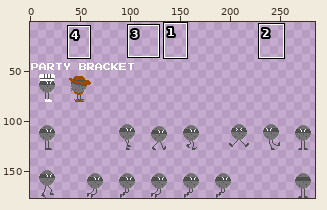
Edited in one commit: sprite sheet (Characters/Leva/Wolef/Wolef SMB Spritesheet.png). The first picture is a wide view before the edit; the outline marks the close-up.
Close-up. First the earlier version:
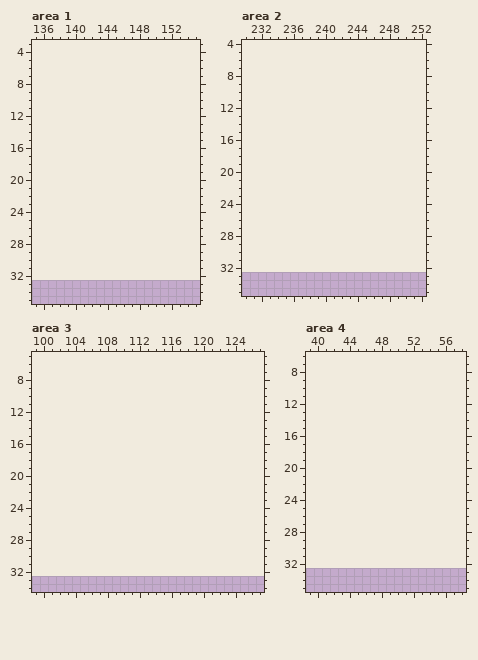
The file is 288x144 pixels. Shown: area 1: x 135..155, y 3..35; area 2: x 230..252, y 4..35; area 3: x 99..127, y 5..34; area 4: x 39..58, y 6..35. The old version is drawn lined up with the new one, on the new canvas. The wide view leaves out empty margins. The commit also changed other parts of the picture, which this record leaves out.
After:
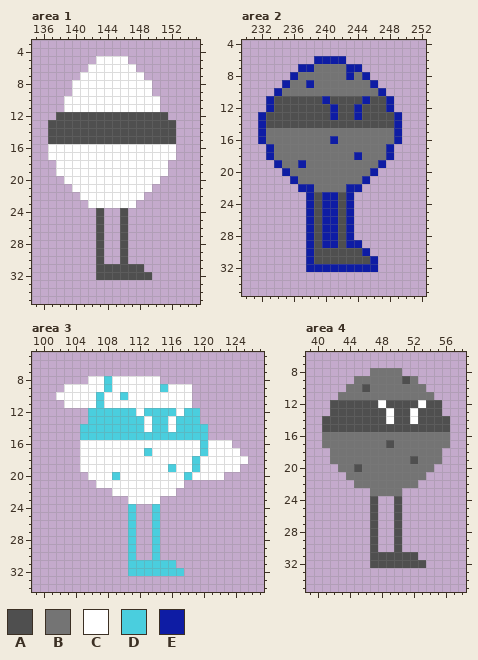
Palette (. is transparent): A #4f4f4f  B #747474  C #ffffff  D #4acede  E #0e1ca4
The edit:
canvas 288x144 -> 288x177, the old top-left corner now at 0,33
Changed rows in their new state; - is an unchanged pixel.
Area 1:
first column x 137:
 5 ------CCCC------
 6 -----CCCCCC-----
 7 ----CCCCCCCC----
 8 ---CCCCCCCCCC---
 9 ---CCCCCCCCCC---
10 --CCCCCCCCCCCC--
11 --CCCCCCCCCCCC--
12 -AAAAAAAAAAAAAA-
13 AAAAAAAAAAAAAAAA
14 AAAAAAAAAAAAAAAA
15 AAAAAAAAAAAAAAAA
16 CCCCCCCCCCCCCCCC
17 CCCCCCCCCCCCCCCC
18 -CCCCCCCCCCCCCC-
19 -CCCCCCCCCCCCCC-
20 --CCCCCCCCCCCC--
21 ---CCCCCCCCCC---
22 ----CCCCCCCC----
23 -----CCCCCC-----
24 ------A--A------
25 ------A--A------
26 ------A--A------
27 ------A--A------
28 ------A--A------
29 ------A--A------
30 ------A--A------
31 ------AAAAAA----
32 ------AAAAAAA---
Area 2:
first column x 232:
 6 -------EEEE-------
 7 -----EEBBBBEE-----
 8 ----EBBBBBBEBE----
 9 ---EBBEBBBBBBBE---
10 --EBBBBBBBBBBBBE--
11 -EAAAAAAEAAAAEAAE-
12 -EAAAAAAAEAAEAAAE-
13 EAAAAAAAAEAAEAAAAE
14 EAAAAAAAAAAAAAAAAE
15 EBBBBBBBBBBBBBBBBE
16 EBBBBBBBBEBBBBBBBE
17 -EBBBBBBBBBBBBBBE-
18 -EBBBBBBBBBBEBBBE-
19 --EBBEBBBBBBBBBE--
20 ---EBBBBBBBBBBE---
21 ----EBBBBBBBBE----
22 -----EEBBBBEE-----
23 ------EAEEAE------
24 ------EAEEAE------
25 ------EAEEAE------
26 ------EAEEAE------
27 ------EAEEAE------
28 ------EAEEAE------
29 ------EAEEAEE-----
30 ------EAAAAAAE----
31 ------EAAAAAAAE---
32 ------EEEEEEEEE---
Area 3:
first column x 102:
 8 ----CCDCCCCCC-----------
 9 -CCCCCDCCCCCCDCCC-------
10 CCCCCDCCDCCCCCCCC-------
11 -CCCCDCCCCCCCCCCC-------
12 ----DDDDDDCDDDDCDD------
13 ----DDDDDDDCDDCDDD------
14 ---DDDDDDDDCDDCDDDD-----
15 ---DDDDDDDDDDDDDDDD-----
16 ---CCCCCCCCCCCCCCCDCCC--
17 ---CCCCCCCCDCCCCCCDCCCC-
18 ---CCCCCCCCCCCCCCDCCCCCC
19 ---CCCCCCCCCCCDCCDCCCCC-
20 ----CCCDCCCCCCCCDCCCC---
21 -----CCCCCCCCCCC--------
22 -------CCCCCCCC---------
23 ---------CCCC-----------
24 ---------D--D-----------
25 ---------D--D-----------
26 ---------D--D-----------
27 ---------D--D-----------
28 ---------D--D-----------
29 ---------D--D-----------
30 ---------D--D-----------
31 ---------DDDDDD---------
32 ---------DDDDDDD--------
Area 4:
first column x 41:
 8 ------BBBB------
 9 ----BBBBBBAB----
10 ---BBABBBBBBB---
11 --BBBBBBBBBBBB--
12 -AAAAAACAAAACAA-
13 -AAAAAAACAACAAA-
14 AAAAAAAACAACAAAA
15 AAAAAAAAAAAAAAAA
16 BBBBBBBBBBBBBBBB
17 BBBBBBBBABBBBBBB
18 -BBBBBBBBBBBBBB-
19 -BBBBBBBBBBABBB-
20 --BBABBBBBBBBB--
21 ---BBBBBBBBBB---
22 ----BBBBBBBB----
23 ------BBBB------
24 ------A--A------
25 ------A--A------
26 ------A--A------
27 ------A--A------
28 ------A--A------
29 ------A--A------
30 ------A--A------
31 ------AAAAAA----
32 ------AAAAAAA---
Changed places in both close-ups, as pixel boxes (x1, y1, x2, y2):
added: (48, 56, 176, 280)
added: (258, 56, 402, 272)
added: (56, 376, 248, 576)
added: (322, 368, 450, 568)
